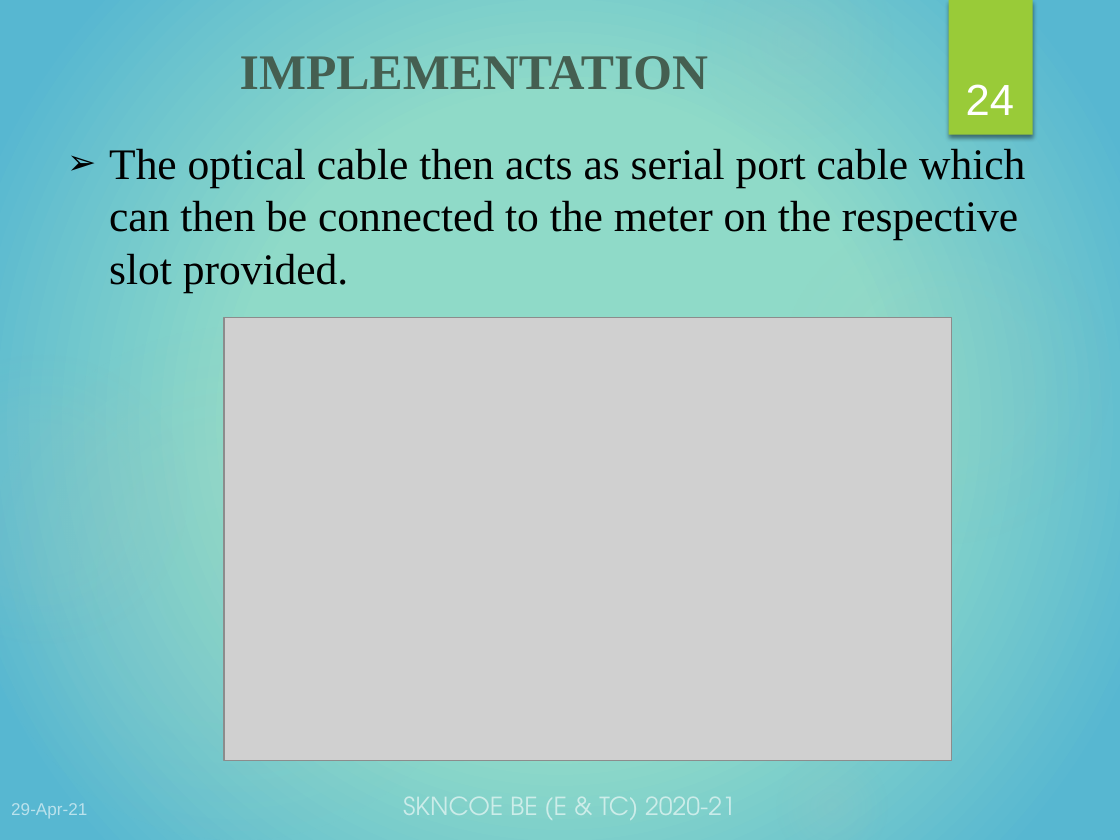
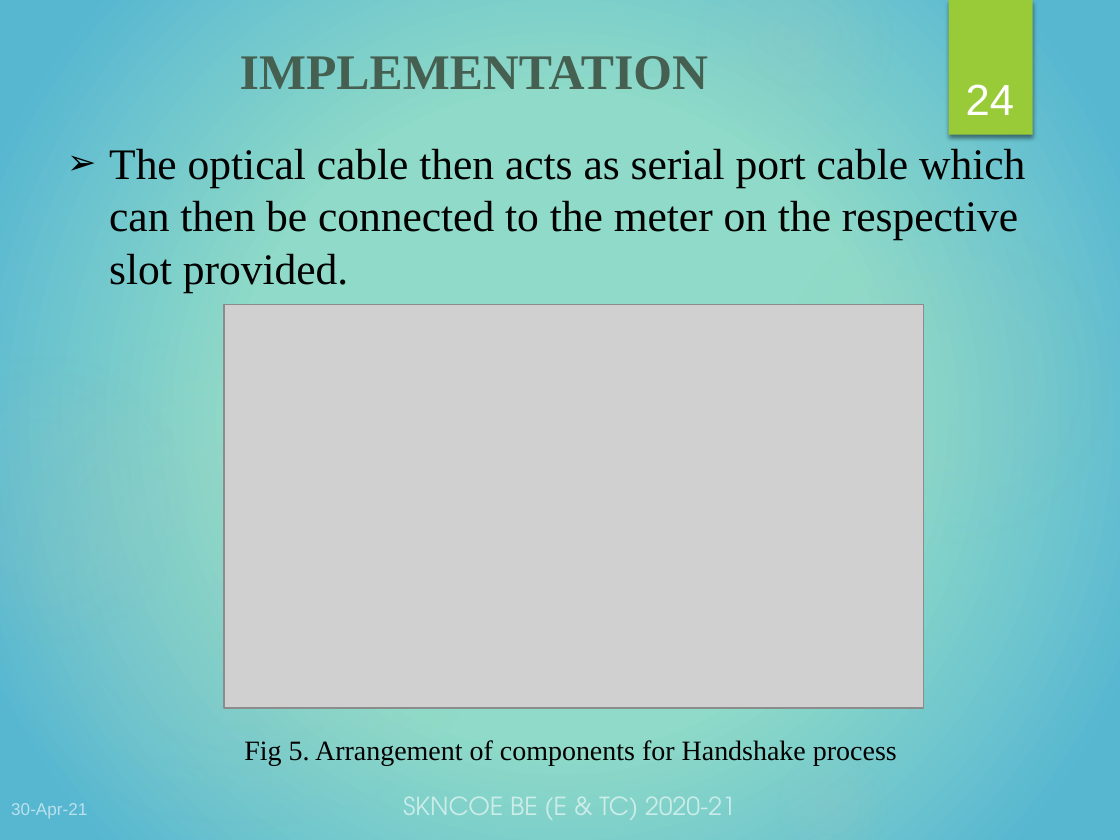
Before and after one commit to WorkWithSoham/Optical_Port_Data_Communication, a slide deck: slide 24 of FINAL OpticalPort-DataCommunication.pptx. Drawn at 1120x840 pixels with LibreOffice and Linux fonts; fonts in the diff are those of the drawing; grey boxes stand for pictures. Boxes give left, top, right and bottom in pixels: in the first picture for what was removed or moved away, otherwise in the second. Text is boxed around its words. In the diff, an @@ line names an element or a change of style, - is before the commit and + after.

```diff
--- a/FINAL OpticalPort-DataCommunication.pptx
+++ b/FINAL OpticalPort-DataCommunication.pptx
@@ picture: place and size @@
-picture at bbox=[224, 317, 951, 760]
+picture at bbox=[224, 305, 923, 708]
@@ text added at bbox=[244, 740, 897, 766], 18 pt, text #000000 @@
+Fig 5. Arrangement of components for Handshake process
@@ text at bbox=[11, 803, 87, 819]: text changed @@
-29-Apr-21
+30-Apr-21
```
Also in this commit, not shown: 29 other slides changed.
